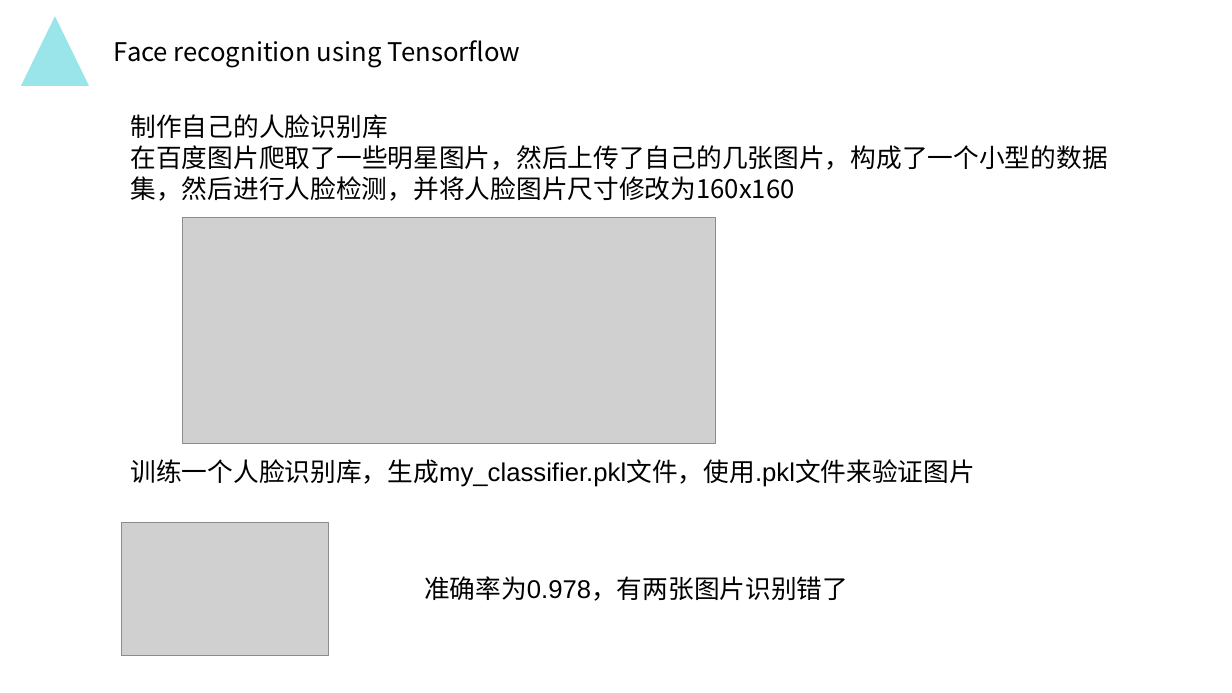
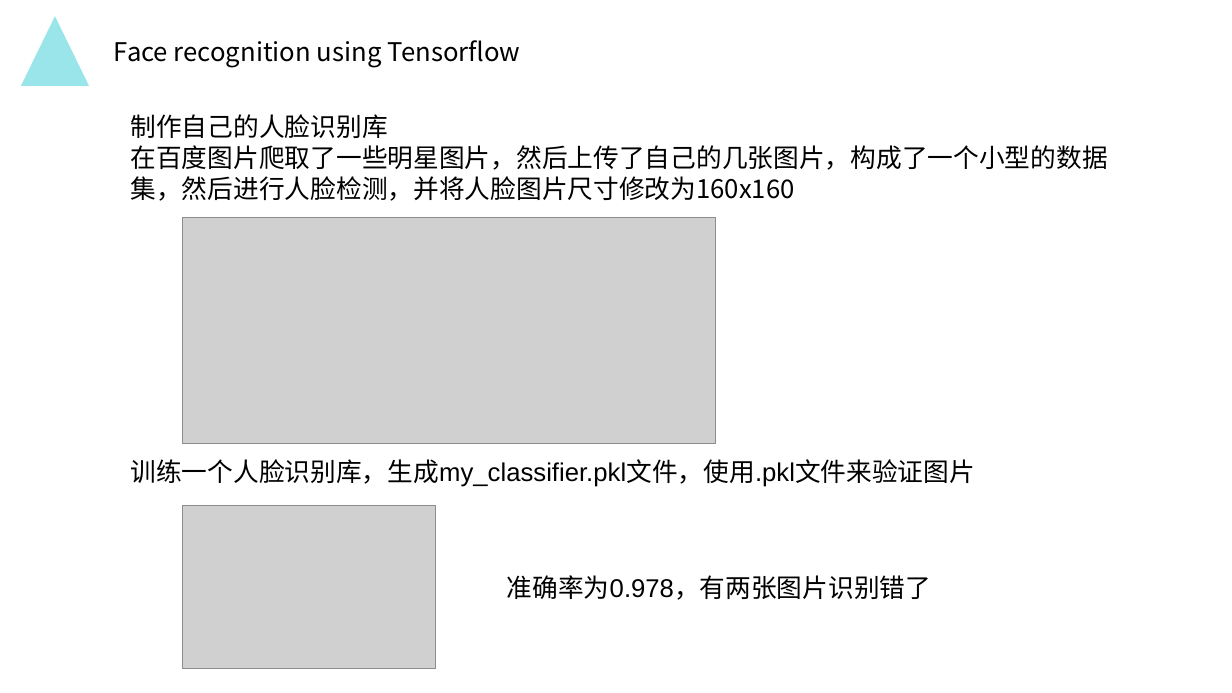
Before and after one commit to MydrBH/201720121206LvCheng, a slide deck: slide 23 of 中期报告.pptx. Drawn at 1232x693 pixels with LibreOffice and Linux fonts; fonts in the diff are those of the drawing; grey boxes stand for pictures; background and template pictures are left out. Boxes give left, top, right and bottom in pixels: in the first picture for what was removed or moved away, otherwise in the second. Text is boxed around its words. In the diff, an @@ line names an element or a change of style, - is before the commit and + after.

```diff
--- a/中期报告.pptx
+++ b/中期报告.pptx
@@ picture: place and size @@
-picture at [121,522,328,655]
+picture at [182,506,435,669]
@@ text "准确率为0.978，有两张图片识别错了": place and size @@
-text "准确率为0.978，有两张图片识别错了" at [424,576,848,601]
+text "准确率为0.978，有两张图片识别错了" at [507,575,931,600]
```
Also in this commit, not shown: 9 other slides changed.
